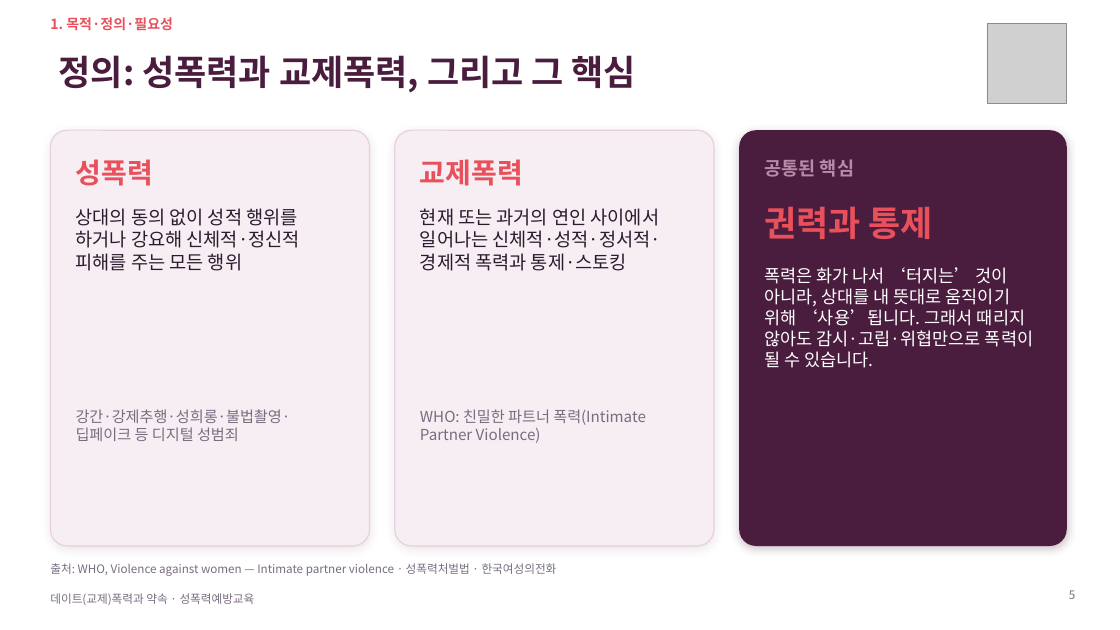
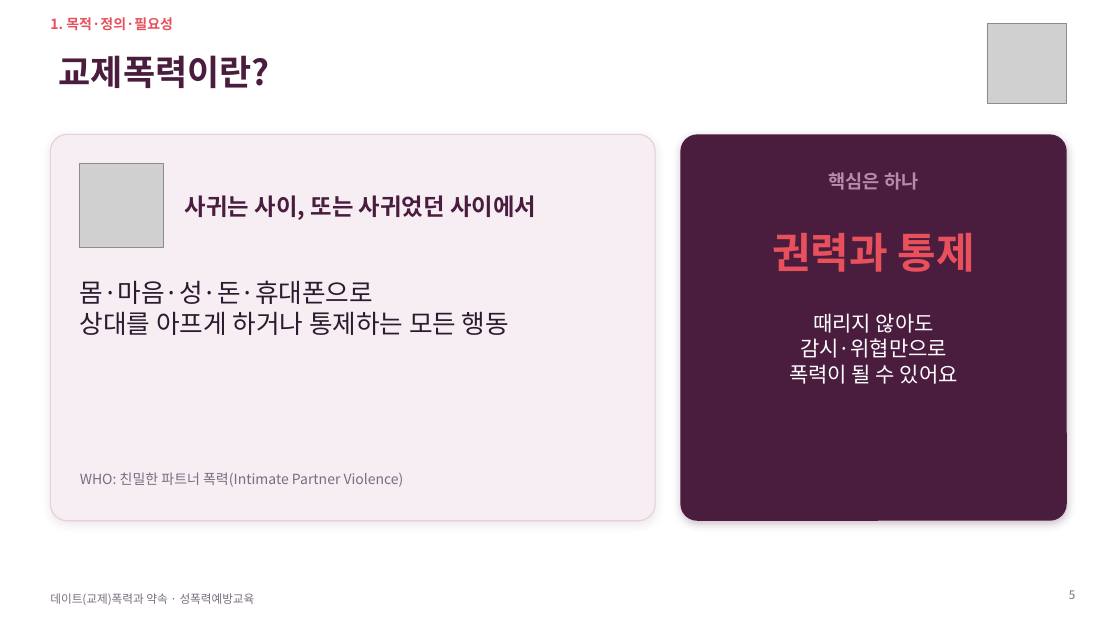
Before and after one commit to ash1234a/security-research-learning, a slide deck: slide 5 of 데이트폭력과_약속.pptx. Drawn at 1120x630 pixels with LibreOffice and Linux fonts; fonts in the diff are those of the drawing; grey boxes stand for pictures; background and template pictures are left out. Boxes give left, top, right and bottom in pixels: in the first picture for what was removed or moved away, otherwise in the second. Text is boxed around its words. In the diff, an @@ line names an element or a change of style, - is before the commit and + after.

```diff
--- a/데이트폭력과_약속.pptx
+++ b/데이트폭력과_약속.pptx
@@ title at (59,55,270,88): text changed @@
-정의: 성폭력과 교제폭력, 그리고 그 핵심
+교제폭력이란?
@@ rounded rectangle: place and size @@
-rounded rectangle at (50,130,370,546)
+rounded rectangle at (50,134,655,521)
@@ rounded rectangle at (50,134,655,521): proportions changed @@
@@ rounded rectangle removed at (395,130,714,546) @@
@@ rounded rectangle at (681,134,1067,521): proportions changed @@
@@ rounded rectangle: place and size @@
-rounded rectangle at (739,130,1067,546)
+rounded rectangle at (681,134,1067,521)
@@ text removed at (76,159,153,186) @@
-성폭력
@@ picture added at (80,164,164,248) @@
@@ text "사귀는 사이, 또는 사귀었던 사이에서" at (185,195,536,220): vertical alignment top to middle @@
@@ text removed at (420,159,523,186) @@
-교제폭력
@@ text at (829,172,918,190): text changed @@
-공통된 핵심
+핵심은 하나
@@ text at (185,195,536,220): text changed; size 16 to 20 pt; text colour #2B1B2E to #4A1D3F; bold on @@
-상대의 동의 없이 성적 행위를 하거나 강요해 신체적·정신적 피해를 주는 모든 행위
+사귀는 사이, 또는 사귀었던 사이에서
@@ text removed at (420,208,661,271) @@
-현재 또는 과거의 연인 사이에서 일어나는 신체적·성적·정서적·경제적 폭력과 통제·스토킹
@@ text "권력과 통제": place and size @@
-text "권력과 통제" at (764,206,933,239)
+text "권력과 통제" at (772,233,975,272)
@@ text "권력과 통제" at (772,233,975,272): size 30 to 36 pt; alignment left to centre @@
@@ text added at (80,280,509,335), 22 pt, text #2B1B2E @@
+몸·마음·성·돈·휴대폰으로
+상대를 아프게 하거나 통제하는 모든 행동
@@ text at (789,313,958,384): text changed; size 15 to 18 pt @@
-폭력은 화가 나서 ‘터지는’ 것이 아니라, 상대를 내 뜻대로 움직이기 위해 ‘사용’됩니다. 그래서 때리지 않아도 감시·고립·위협만으로 폭력이 될 수 있습니다.
+때리지 않아도
+감시·위협만으로
+폭력이 될 수 있어요
@@ text removed at (76,409,291,441) @@
-강간·강제추행·성희롱·불법촬영·딥페이크 등 디지털 성범죄
@@ text "WHO: 친밀한 파트너 폭력(Intimate Partner ...": place and size @@
-text "WHO: 친밀한 파트너 폭력(Intimate Partner ..." at (420,409,646,443)
+text "WHO: 친밀한 파트너 폭력(Intimate Partner ..." at (80,472,404,487)
@@ text "WHO: 친밀한 파트너 폭력(Intimate Partner ..." at (80,472,404,487): size 13 to 12 pt; vertical alignment top to middle @@
@@ text removed at (50,563,557,576) @@
-출처: WHO, Violence against women — Intimate partner violence · 성폭력처벌법 · 한국여성의전화
```
Also in this commit, not shown: 20 other slides changed, 7 slides added, 8 slides removed.
